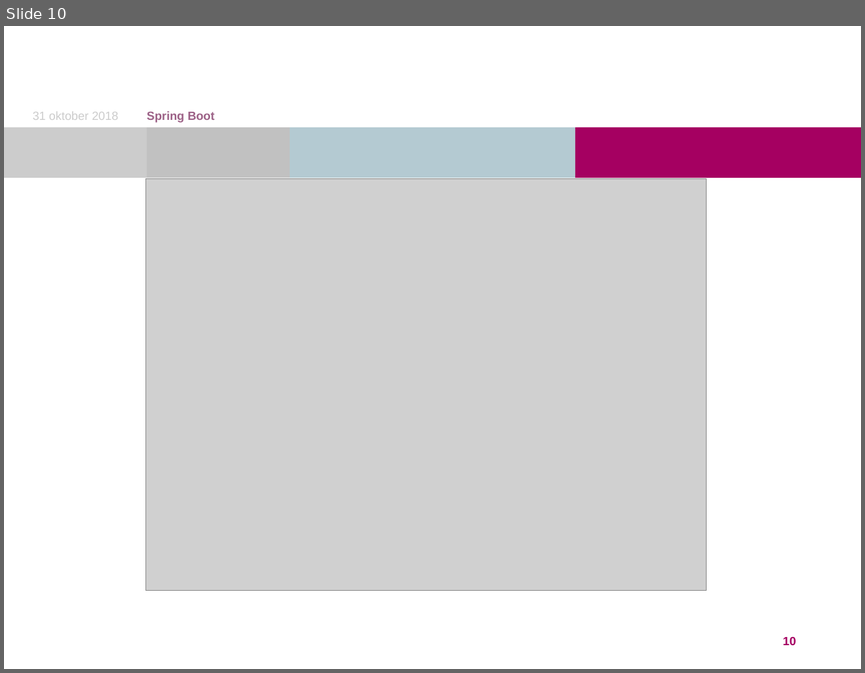
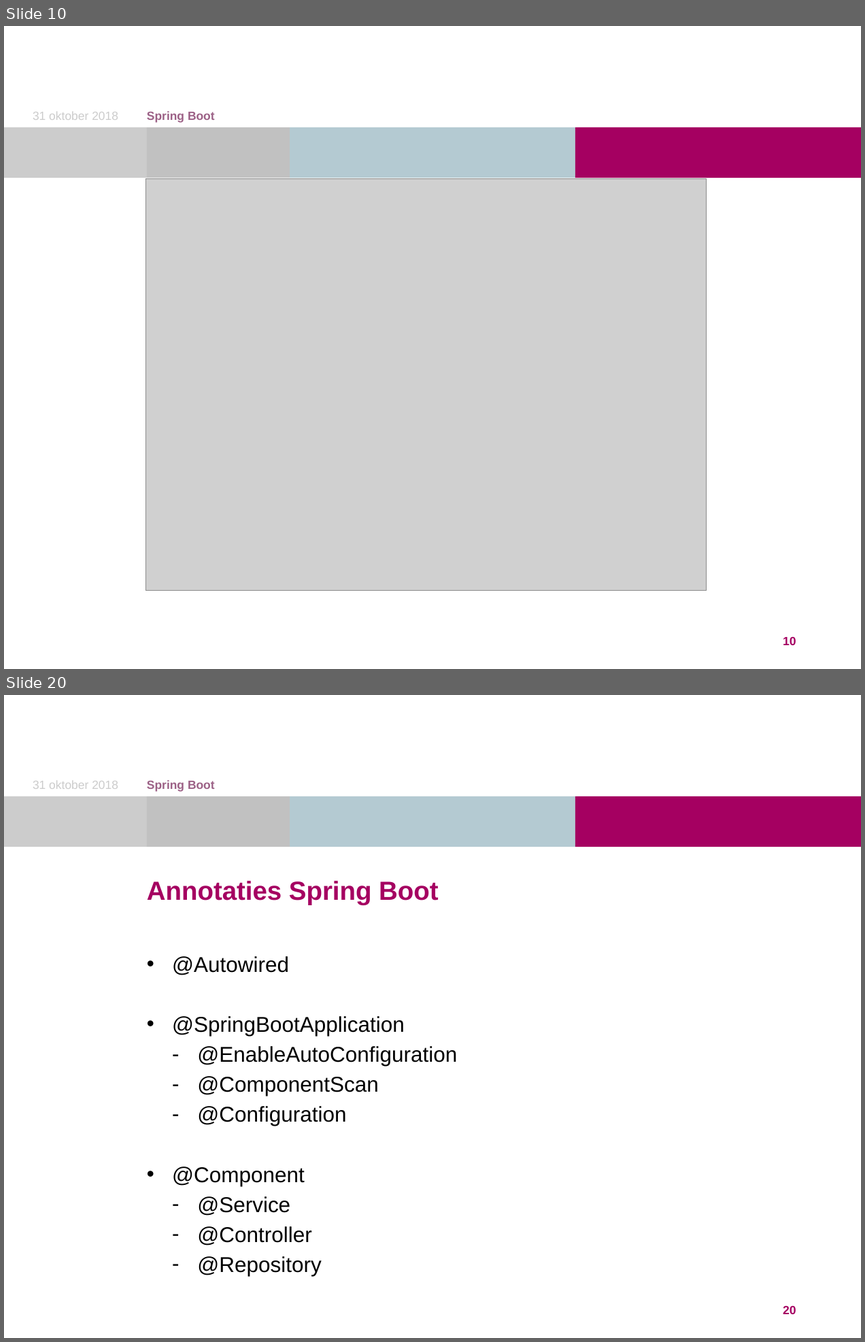
Before and after one commit to DutchDave/springboot-workshop, a slide deck: Spring Boot.pptx. Shown one above the other, each under a label of ours: slide 10 before the commit, slides 10 and 20 after it; the slides between them are not shown. The pictures are 865x673 and 865x1342 pixels, drawn with LibreOffice and Linux fonts; fonts in the diff are those of the drawing; grey boxes stand for pictures; background and template pictures are left out. Boxes give left, top, right and bottom in pixels: in the first picture for what was removed or moved away, otherwise in the second. Text is boxed around its words. In the diff, an @@ line names an element or a change of style, - is before the commit and + after.

```diff
--- a/Spring Boot.pptx
+++ b/Spring Boot.pptx
@@ slide 20 added at box(4, 695, 861, 1338), background #FFFFFF; not listed: 4 template elements that a slide beside it also shows @@
@@ text added at box(33, 781, 118, 789), 10 pt, text #CCCCCC @@
+31 oktober 2018
@@ text added at box(147, 780, 215, 792), 10 pt, text #9C6186, bold @@
+Spring Boot
@@ title added at box(147, 881, 438, 904), 22 pt, text #A50061, bold @@
+Annotaties Spring Boot
@@ text added at box(172, 956, 457, 1276), 18 pt, text #000000 @@
+• @Autowired
+• @SpringBootApplication
+  – @EnableAutoConfiguration
+  – @ComponentScan
+  – @Configuration
+• @Component
+  – @Service
+  – @Controller
+  – @Repository
@@ page number added at box(783, 1305, 796, 1314), 10 pt, text #A50061, bold @@
+20
```
Also in this commit, not shown: 10 other slides added.
